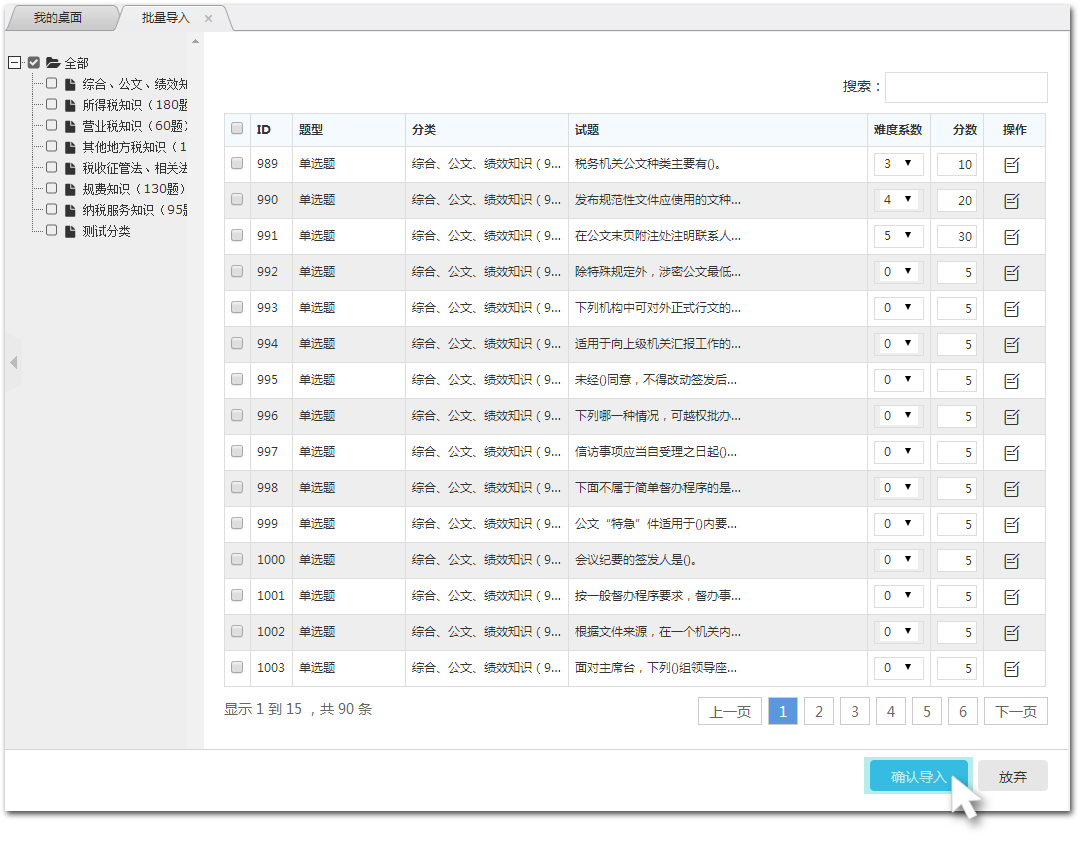
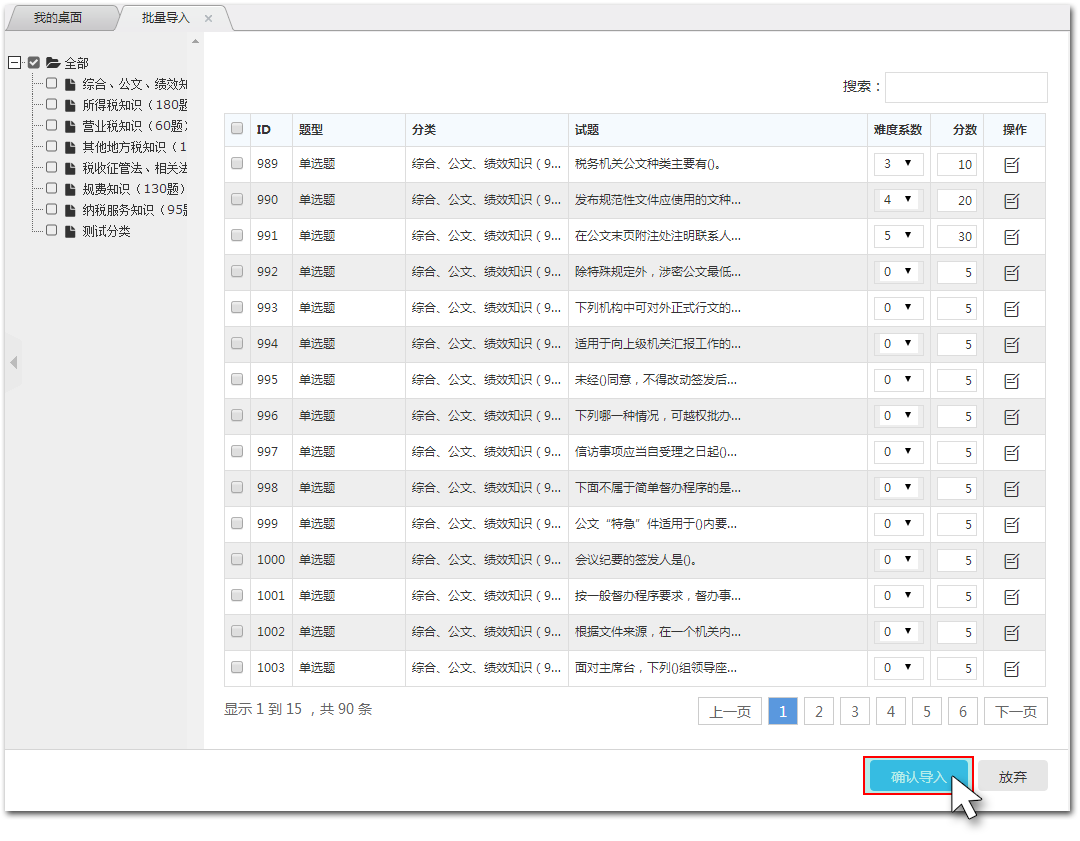
Layered file, before and after one edit (1080x841). Changes by layer:
added layer "图层 10" in group "_" over (863, 756, 974, 795)
